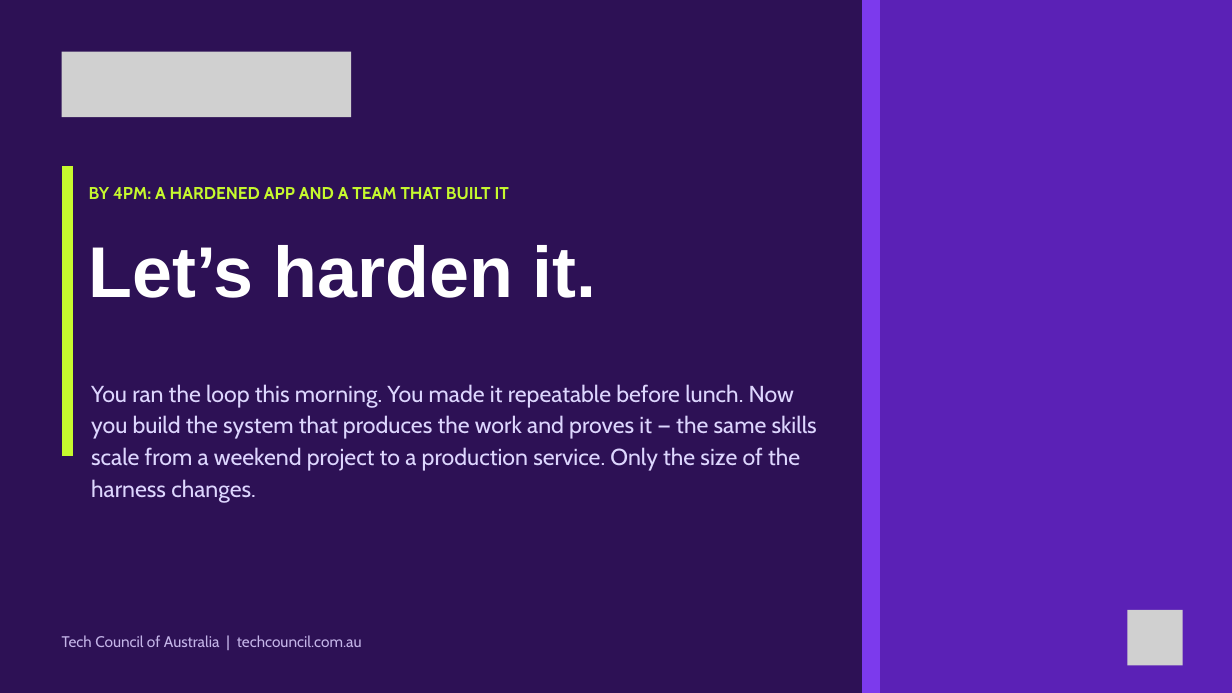
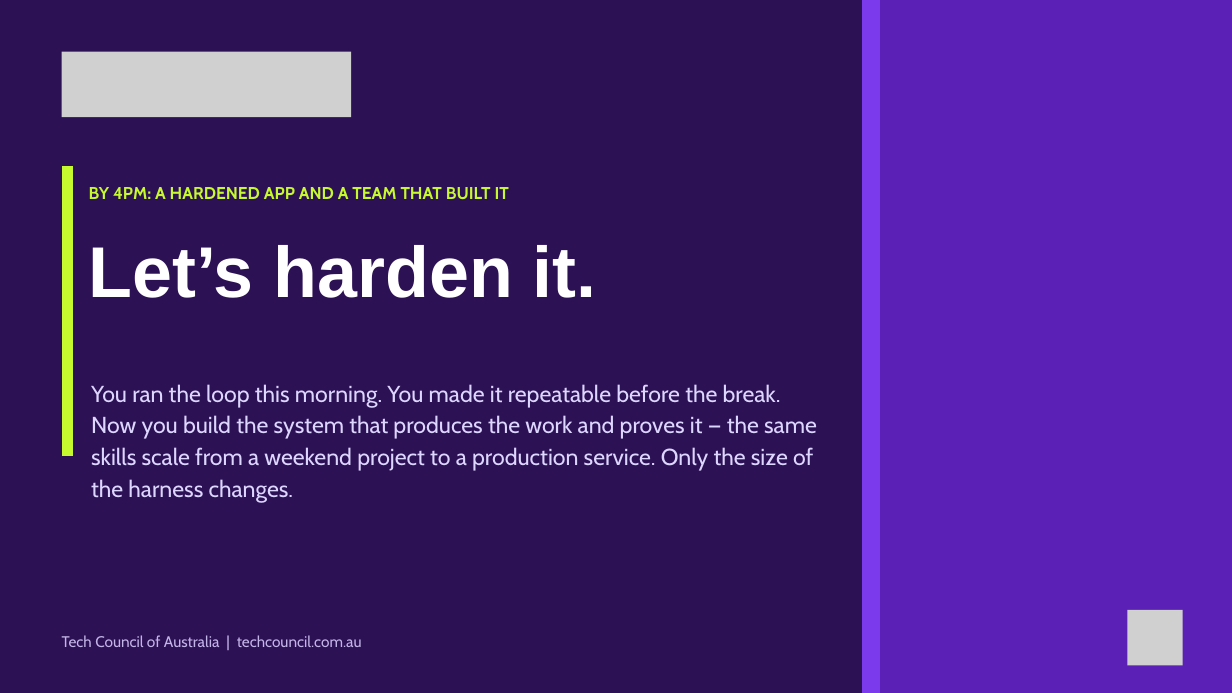
Before and after one commit to paulkeen/tca-habits, a slide deck: slide 81 of docs/Master_Back in the Code.pptx (slide 82 before the commit). Drawn at 1232x693 pixels with LibreOffice and Linux fonts; fonts in the diff are those of the drawing; grey boxes stand for pictures. Boxes give left, top, right and bottom in pixels: in the first picture for what was removed or moved away, otherwise in the second. Text is boxed around its words. In the diff, an @@ line names an element or a change of style, - is before the commit and + after.

```diff
--- a/docs/Master_Back in the Code.pptx
+++ b/docs/Master_Back in the Code.pptx
@@ text at (x1=91, y1=384, x2=817, y2=503): text changed @@
-You ran the loop this morning. You made it repeatable before lunch. Now you build the system that produces the work and proves it — the same skills scale from a weekend project to a production service. Only the size of the harness changes.
+You ran the loop this morning. You made it repeatable before the break. Now you build the system that produces the work and proves it — the same skills scale from a weekend project to a production service. Only the size of the harness changes.
```
Also in this commit, not shown: 6 other slides changed, 2 slides added, 3 slides removed, 2 other files.
